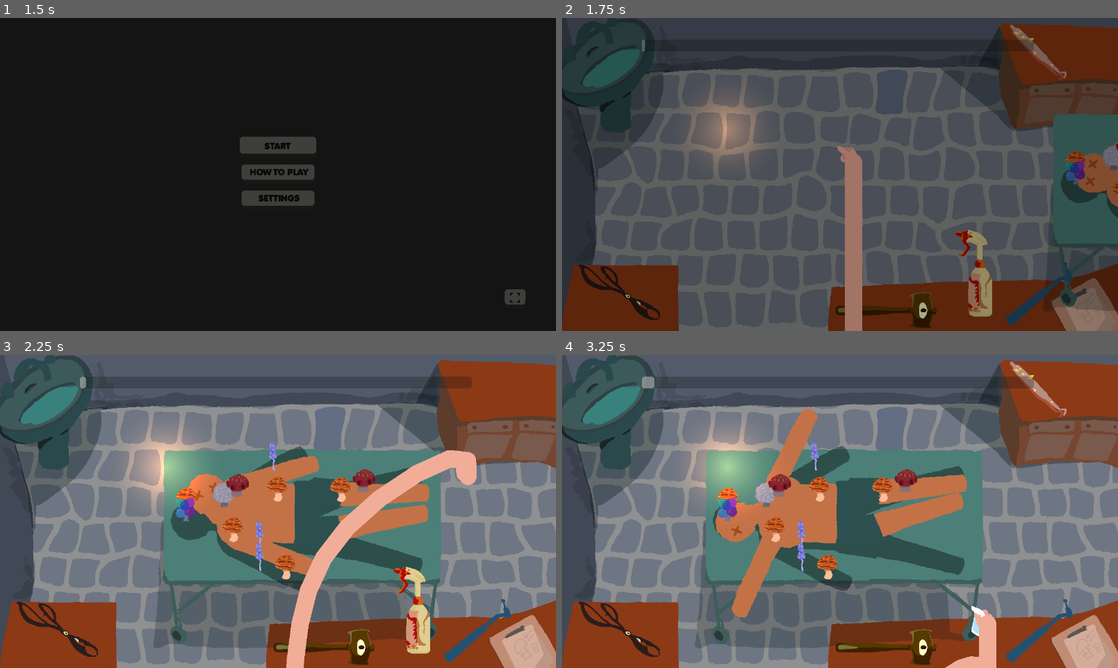
Above: before the commit, frames 1-4 (two rows, left to right).
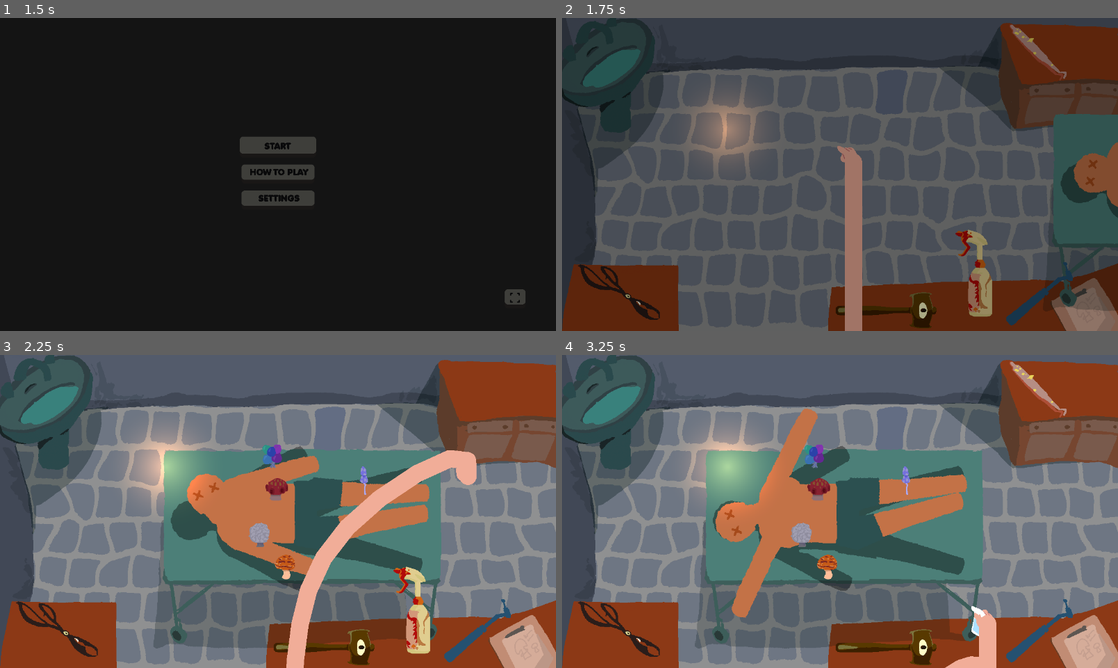
Above: after the commit, the same moments.

Repository: IsaacCerejo/wild-jam-87
Game: Godot game, scene res://scenes/splash_screen_manager/splash_screen_manager.tscn
Two runs of this game, one before a commit and one after it. Both use one fixed random seed, a clock stepped at 60 frames per second and the inputs below. The engine's default icon, where the game draws it, is replaced by a stand-in: a white triangle on a blue panel in a dark square. Sound files missing from this copy of the repository are replaced by a short silence.
Inputs (mouse positions are in pixels of both pictures, inside the frame that each line leads up to):
- Up to frame 1 (1.5 s): tap Enter at 0.5 s; move the mouse to (400, 158) at 0.52 s; click (400, 158) at 0.67 s; click "START" at 1.25 s
- Up to frame 2 (1.75 s): no input
- Up to frame 3 (2.25 s): drag from (478, 389) to (411, 611) at 2.02 s
- Up to frame 4 (3.25 s): click (973, 611) at 2.92 s

Frame 1 is identical in both runs. In frame 2, 0.6% of the frame differs, in the area x 14-100%, y 6-57%; in frame 3, 4.2%; in frame 4, 4.3%, in the area x 14-85%, y 6-70%.

Commit message:
feat: tutorial patient

Diff:
--- a/scenes/main_game/main_game_ui.tscn
+++ b/scenes/main_game/main_game_ui.tscn
@@ -13,6 +13,7 @@
 mouse_filter = 2
 
 [node name="TimeBar" type="ProgressBar" parent="."]
+visible = false
 layout_mode = 0
 offset_left = 184.0
 offset_top = 50.0
--- /dev/null
+++ b/scenes/main_game/patient_tutorial.tscn
@@ -0,0 +1,7 @@
+[gd_scene load_steps=3 format=3 uid="uid://cypx2cfe52eck"]
+
+[ext_resource type="PackedScene" uid="uid://mtilpmnd7m7y" path="res://scenes/main_game/patient.tscn" id="1_kashg"]
+[ext_resource type="Script" uid="uid://dqh4qwcf846vd" path="res://scripts/main_game/patient_tutorial.gd" id="2_e8cf8"]
+
+[node name="Patient" instance=ExtResource("1_kashg")]
+script = ExtResource("2_e8cf8")
--- a/scripts/autoloads/global.gd
+++ b/scripts/autoloads/global.gd
@@ -8,6 +8,7 @@
 	"MAIN_GAME_UI": "uid://byg7j72h7pac6",
 	"LOSE_SCREEN": "uid://dfox7aapmjh2k",
 	"PATIENT": "uid://mtilpmnd7m7y",
+	"PATIENT_TUTORIAL": "uid://cypx2cfe52eck",
 	"TALL_MUSHROOM": "uid://darqsw3l4uvnv",
 	"STONE_MUSHROOM": "uid://bqgj0pn787y68",
 	"BALLOON_MUSHROOM": "uid://i0birjinl1cf",
--- a/scripts/main_game/patient.gd
+++ b/scripts/main_game/patient.gd
@@ -16,7 +16,7 @@
 @onready var right_arm: RigidBody2D = $RightArm
 @onready var left_leg: RigidBody2D = $LeftLeg
 @onready var right_leg: RigidBody2D = $RightLeg
-@onready var limb_list: Array[RigidBody2D] = [head,left_arm, right_arm, left_leg, right_leg]
+@onready var limb_list: Array[RigidBody2D] = [head, left_arm, right_arm, left_leg, right_leg]
 
 @export_range(0, 27) var mushroom_count: int # Max is 27 due to only spawning 1 shroom per point, with 27 points. Check find_mushroom_position()
 @export_range(0, 20) var shroom_deviation: float = 16.5
@@ -27,10 +27,8 @@
 
 # Called when the node enters the scene tree for the first time.
 func _ready() -> void:
-
-
 	# call me lebron james the way i hardcode this shit like a baller
-	mushroom_areas = [$MushroomAreas/Head/HeadArea,$MushroomAreas/LeftArm/LeftArmArea,$MushroomAreas/RightArm/RightArmArea,$MushroomAreas/LeftLeg/LeftLegArea,$MushroomAreas/RightLeg/RightLegArea,$MushroomAreas/Torso/TorsoArea]
+	mushroom_areas = [$MushroomAreas/Head/HeadArea, $MushroomAreas/LeftArm/LeftArmArea, $MushroomAreas/RightArm/RightArmArea, $MushroomAreas/LeftLeg/LeftLegArea, $MushroomAreas/RightLeg/RightLegArea, $MushroomAreas/Torso/TorsoArea]
 
 	for area in mushroom_areas:
 		for point in area.get_point_count():
--- a/scripts/main_game/patient_manager.gd
+++ b/scripts/main_game/patient_manager.gd
@@ -7,9 +7,18 @@
 var patient: Patient
 
 const PATIENT_SCENE: PackedScene = preload(Global.SCENE_UIDS.PATIENT)
+const PATIENT_TUTORIAL_SCENE: PackedScene = preload(Global.SCENE_UIDS.PATIENT_TUTORIAL)
 
 func _ready() -> void:
-	_new_patient()
+	patient = PATIENT_TUTORIAL_SCENE.instantiate() as PatientTutorial
+	tray.add_child(patient)
+	patient.cured.connect(_on_patient_cured)
+	patient.generate_mushrooms()
+
+	animation_player.play("slide_in")
+	# TODO: Yes or nay?
+	# await animation_player.animation_finished
+
 
 func _new_patient() -> void:
 	patient = PATIENT_SCENE.instantiate() as Patient
@@ -20,6 +29,7 @@
 	patient.generate_mushrooms()
 
 	animation_player.play("slide_in")
+	# TODO: Yes or nay?
 	# await animation_player.animation_finished
 
 	Global.time_bar.start_timer()
--- /dev/null
+++ b/scripts/main_game/patient_tutorial.gd
@@ -0,0 +1,14 @@
+extends Patient
+class_name PatientTutorial
+
+func _exit_tree() -> void:
+	Global.reset_score()
+
+# Override
+func generate_mushrooms() -> void:
+	for mushroom_scene in MUSHROOM_SCENES:
+		var new_mushroom: Mushroom = mushroom_scene.instantiate() as Mushroom
+		new_mushroom.picked.connect(_on_mushroom_picked)
+		_mushrooms.append(new_mushroom)
+		add_child(new_mushroom)
+		new_mushroom.set_global_position(find_mushroom_position())
--- a/scripts/main_game/time_bar.gd
+++ b/scripts/main_game/time_bar.gd
@@ -13,16 +13,15 @@
 @export var warning_scale_up: Vector2 = Vector2(1.02, 0.98)
 @export var warning_scale_duration: float = 0.05
 
-var _time_left: float = 0.0:
+var _time_left: float = time_limit:
 	set = set_time_left,
 	get = get_time_left
 
-var _finished: bool = false
+var _finished: bool = true
 var _warn_played: bool = false
 
 func _ready() -> void:
 	Global.time_bar = self
-	start_timer()
 
 func _exit_tree() -> void:
 	Global.time_bar = null
@@ -72,6 +71,8 @@
 	value = 0
 
 func start_timer() -> void:
+	if not visible:
+		show()
 	_finished = false
 	_warn_played = false
 	_time_left = time_limit
Not shown, added: scripts/main_game/patient_tutorial.gd.uid
